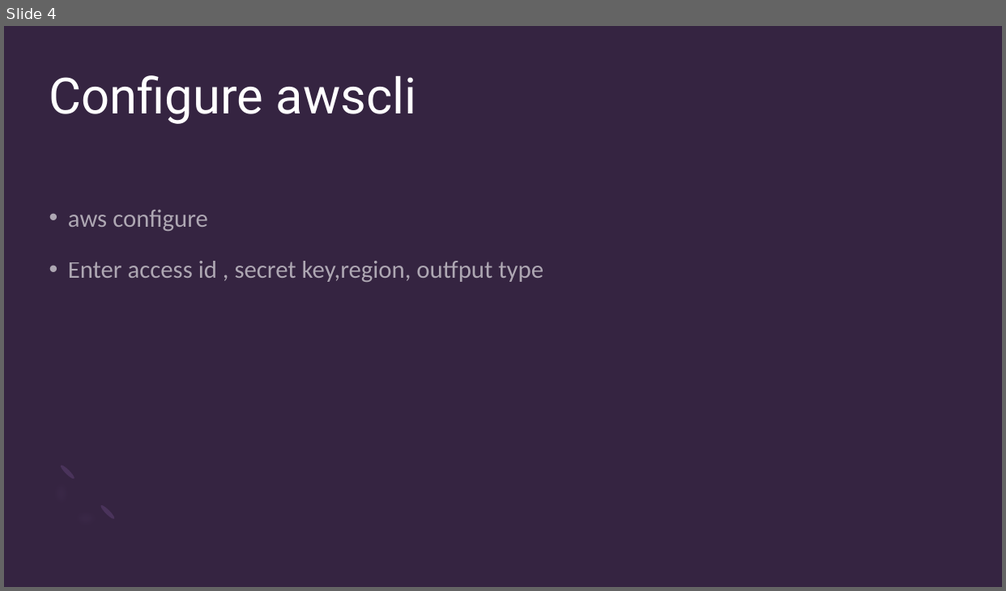
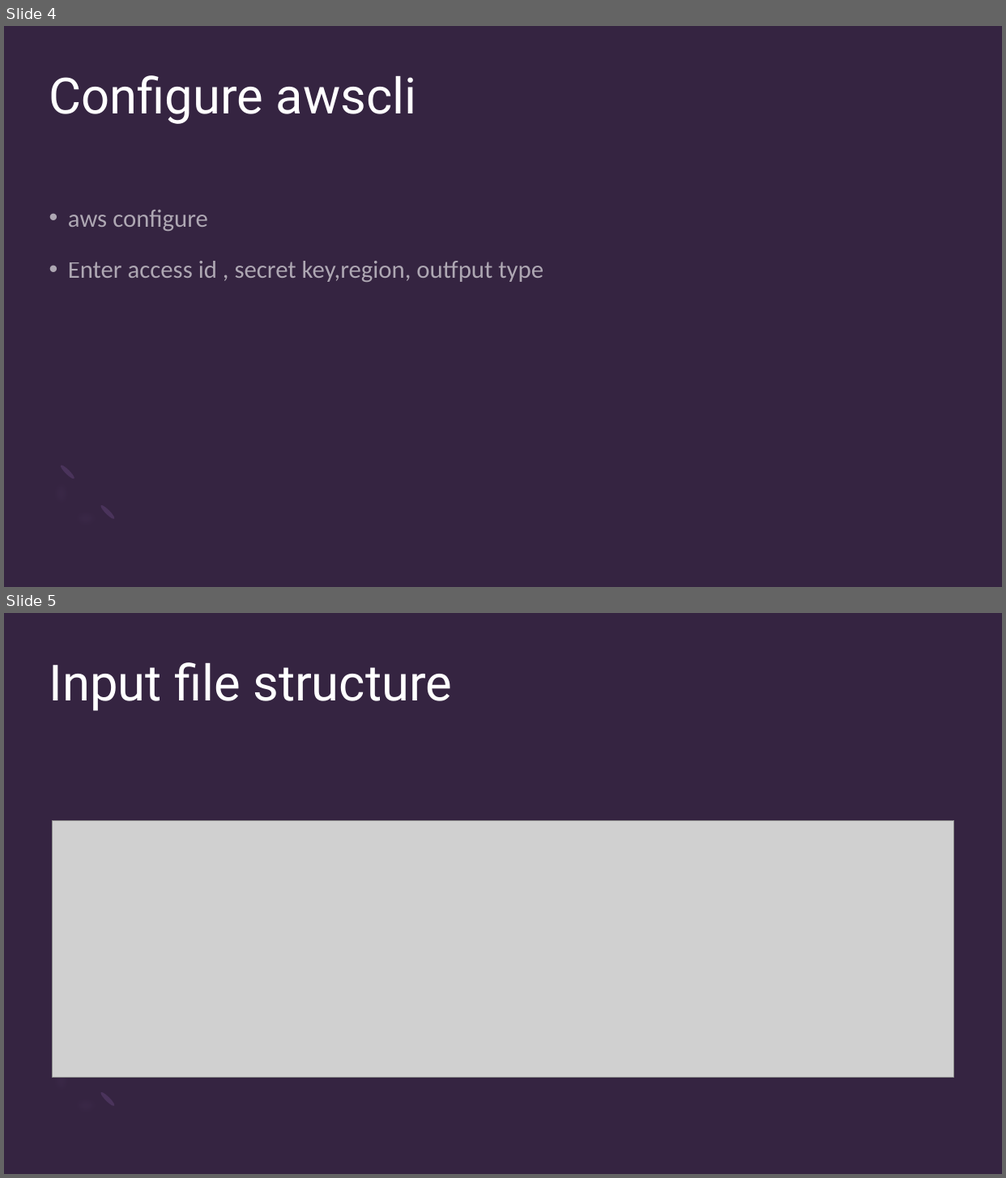
Before and after one commit to ronidas39/awsboto3, a slide deck: tutorial36.pptx. Shown one above the other, each under a label of ours: slide 4 before the commit, slides 4 and 5 after it. The pictures are 1006x591 and 1006x1178 pixels, drawn with LibreOffice and Linux fonts; fonts in the diff are those of the drawing; grey boxes stand for pictures. Boxes give left, top, right and bottom in pixels: in the first picture for what was removed or moved away, otherwise in the second. Text is boxed around its words. In the diff, an @@ line names an element or a change of style, - is before the commit and + after.

```diff
--- a/tutorial36.pptx
+++ b/tutorial36.pptx
@@ slide 5 added at (x1=4, y1=613, x2=1002, y2=1174), background #352441; not listed: 2 template elements that a slide beside it also shows @@
@@ title added at (x1=49, y1=662, x2=452, y2=711), 48 pt, text #FFFFFF @@
+Input file structure
@@ picture added at (x1=52, y1=820, x2=955, y2=1077) @@
```
Also in this commit, not shown: 2 slides changed, 1 slide removed.
